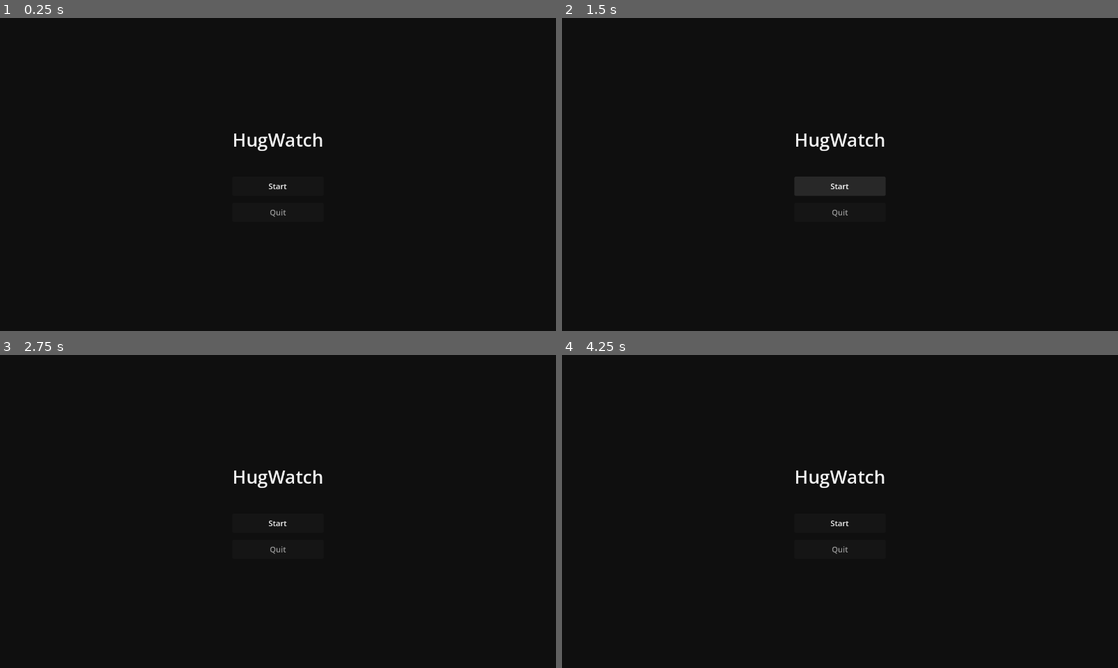
Above: before the commit, frames 1-4 (two rows, left to right).
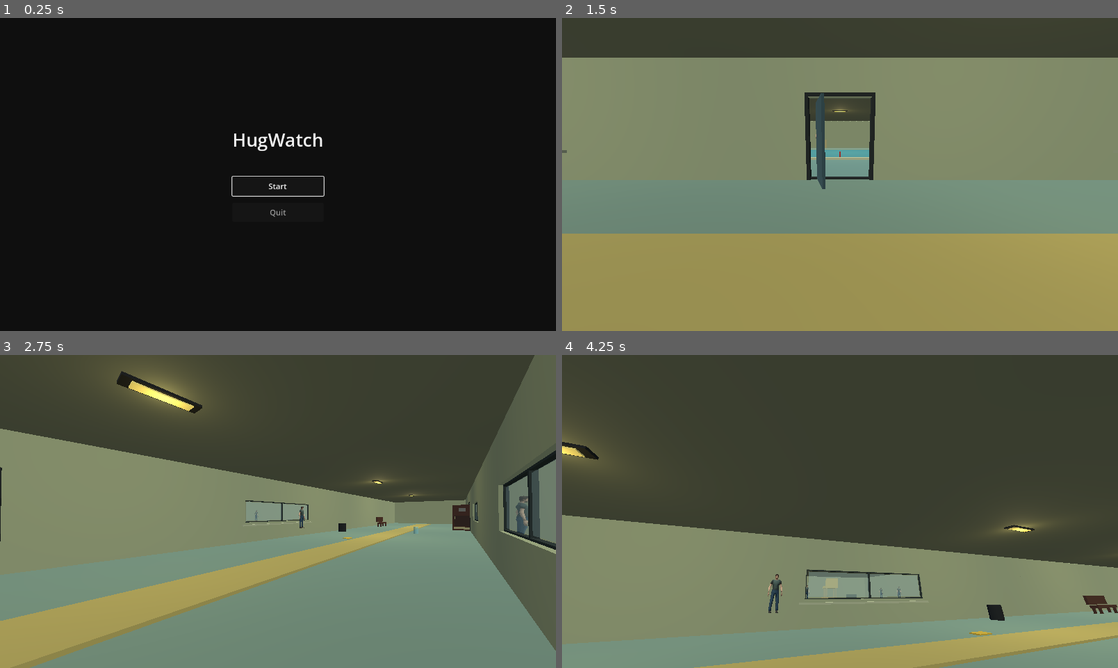
Above: after the commit, the same moments.

Repository: rizstacks/hugWatch
Game: Godot game, scene res://Main/main_menu.tscn
Two runs of this game, one before a commit and one after it. Both use one fixed random seed, a clock stepped at 60 frames per second and the inputs below. This scene is started directly instead of the project's main scene.
Inputs (mouse positions are in pixels of both pictures, inside the frame that each line leads up to):
- Up to frame 1 (0.25 s): no input
- Up to frame 2 (1.5 s): click "Start" at 0.5 s; click (840, 187) at 1.25 s, where only the run before the commit has a clickable "Start"
- Up to frame 3 (2.75 s): tap Enter at 2 s; move the mouse to (400, 495) at 2.02 s; hold D from 2.03 s (still down); tap E (interact) at 2.1 s; tap Space at 2.27 s
- Up to frame 4 (4.25 s): move the mouse to (728, 527) at 2.77 s; release D at 2.78 s; hold S 2.78-3.53 s; tap Shift at 2.85 s; tap Space at 3.02 s; move the mouse to (895, 442) at 3.52 s; hold D from 3.53 s (still down); tap E (interact) at 3.6 s

The runs differ from the first frame. In frame 1, 0.1% of the frame differs, in the area x 41-59%, y 50-58%; in frame 2, 99%; in frame 3, 99%; in frame 4, 100%, in the area x 0-100%, y 0-100%.
Error before the commit: Parse Error: Expected closing ")" after call arguments. (res://Main/main_menu.gd:17)

Commit message:
Update main_menu.gd

Diff:
--- a/Main/main_menu.gd
+++ b/Main/main_menu.gd
@@ -14,7 +14,7 @@
 
 
 func _on_start_pressed() -> void:
-	get_tree().change_scene_to_file(res://Main/main.tscn)
+	get_tree().change_scene_to_file("res://Main/main.tscn")
 
 
 func _on_quit_pressed() -> void:
